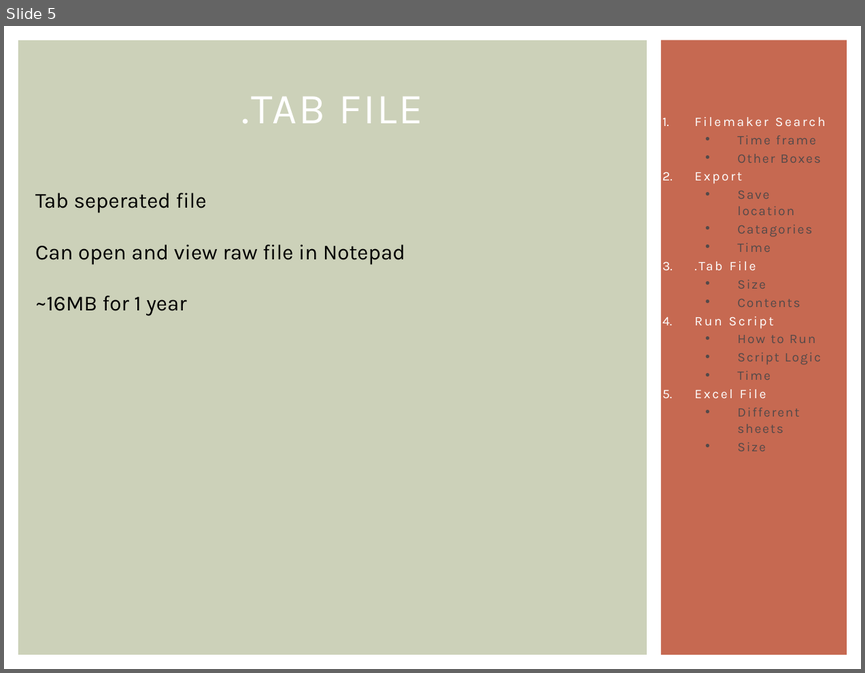
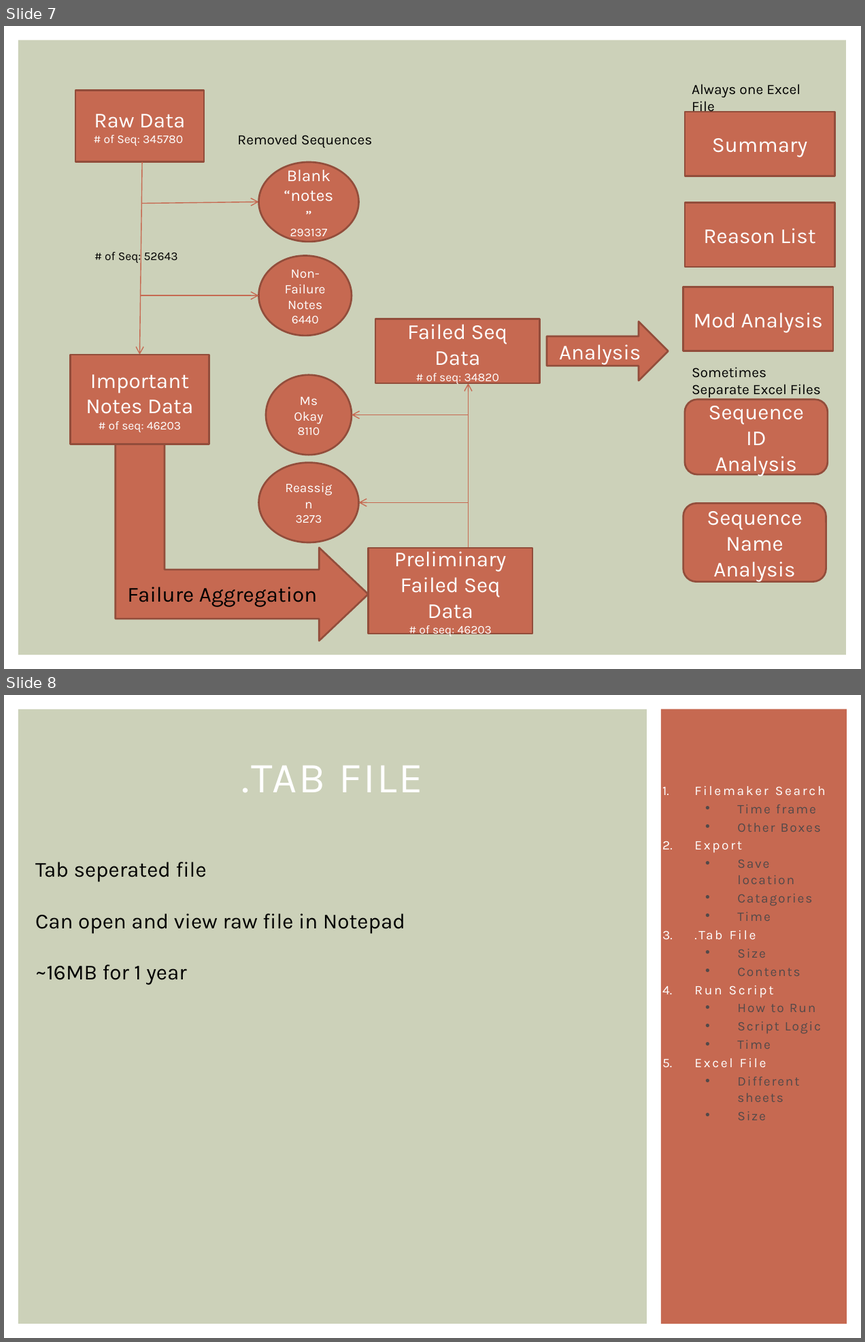
Before and after one commit to cwfergus/failureproject, a slide deck: Presentation/failurelistpres.pptx. Shown one above the other, each under a label of ours: slide 5 before the commit, slides 7 and 8 after it. The pictures are 865x673 and 865x1342 pixels, drawn with LibreOffice and Linux fonts; fonts in the diff are those of the drawing. Boxes give left, top, right and bottom in pixels: in the first picture for what was removed or moved away, otherwise in the second. Text is boxed around its words. In the diff, an @@ line names an element or a change of style, - is before the commit and + after.

```diff
--- a/Presentation/failurelistpres.pptx
+++ b/Presentation/failurelistpres.pptx
@@ slide 7 added at <box>4,26,861,669</box>, background #FFFFFF @@
@@ rectangle added at <box>18,40,847,655</box>, fill #CCD1B9 @@
@@ text added at <box>691,84,800,115</box>, 12 pt, text #000000 @@
+Always one Excel File
@@ rectangle added at <box>75,90,204,161</box>, fill #C66951, outline #924E3C 1.5 pt, 10 pt, text #FFFFFF @@
+Raw Data
+# of Seq: 345780
@@ rectangle added at <box>684,112,834,176</box>, fill #C66951, outline #924E3C 1.5 pt, 18 pt, text #FFFFFF @@
+Summary
@@ text added at <box>237,134,372,148</box>, 12 pt, text #000000 @@
+Removed Sequences
@@ arrow added from (142, 162) to (139, 354), #C66951 0.79 pt @@
@@ ellipse added at <box>258,162,359,242</box>, fill #C66951, outline #924E3C 1.5 pt, 14 pt, text #FFFFFF @@
+Blank “notes”
+293137
@@ arrow added from (142, 203) to (258, 201), #C66951 0.79 pt @@
@@ rectangle added at <box>684,203,834,267</box>, fill #C66951, outline #924E3C 1.5 pt, 18 pt, text #FFFFFF @@
+Reason List
@@ text added at <box>105,249,178,263</box>, 10 pt, text #000000 @@
+# of Seq: 52643
@@ ellipse added at <box>258,256,351,335</box>, fill #C66951, outline #924E3C 1.5 pt, 11 pt, text #FFFFFF @@
+Non-Failure Notes
+6440
@@ rectangle added at <box>683,286,834,351</box>, fill #C66951, outline #924E3C 1.5 pt, 18 pt, text #FFFFFF @@
+Mod Analysis
@@ arrow added from (141, 295) to (258, 295), #C66951 0.79 pt @@
@@ rectangle added at <box>375,319,540,383</box>, fill #C66951, outline #924E3C 1.5 pt, 18 pt, text #FFFFFF @@
+Failed Seq Data
+# of seq: 34820
@@ right arrow added at <box>547,322,668,381</box>, fill #C66951, outline #924E3C 1.5 pt, 18 pt, text #FFFFFF @@
+Analysis
@@ rectangle added at <box>70,354,209,444</box>, fill #C66951, outline #924E3C 1.5 pt, 18 pt, text #FFFFFF @@
+Important Notes Data
+# of seq: 46203
@@ text added at <box>691,367,821,397</box>, 12 pt, text #000000 @@
+Sometimes
+Separate Excel Files
@@ ellipse added at <box>266,375,352,454</box>, fill #C66951, outline #924E3C 1.5 pt, 11 pt, text #FFFFFF @@
+Ms Okay
+8110
@@ arrow added from (468, 548) to (468, 383), #C66951 0.79 pt @@
@@ rounded rectangle added at <box>684,399,827,475</box>, fill #C66951, outline #924E3C 1.5 pt, 18 pt, text #FFFFFF @@
+Sequence ID
+Analysis
@@ arrow added from (468, 415) to (352, 415), #C66951 0.79 pt @@
@@ bent up arrow added at <box>116,444,368,640</box>, fill #C66951, outline #924E3C 1.5 pt @@
@@ ellipse added at <box>258,462,359,542</box>, fill #C66951, outline #924E3C 1.5 pt, 11 pt, text #FFFFFF @@
+Reassign
+3273
@@ arrow added from (468, 503) to (359, 503), #C66951 0.79 pt @@
@@ rounded rectangle added at <box>683,503,827,582</box>, fill #C66951, outline #924E3C 1.5 pt, 18 pt, text #FFFFFF @@
+Sequence Name
+Analysis
@@ rectangle added at <box>368,548,532,633</box>, fill #C66951, outline #924E3C 1.5 pt, 18 pt, text #FFFFFF @@
+Preliminary Failed Seq Data
+# of seq: 46203
@@ text added at <box>127,586,317,607</box>, 18 pt, text #000000 @@
+Failure Aggregation
@@ what was slide 5 is now slide 8 @@
```
Also in this commit, not shown: 2 other slides added.
